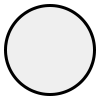
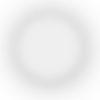
Before/after of a w=100, h=100 layered artwork. What changed in the layer stack:
removed layer "Dot regular" over <box>4,4,96,96</box>
added layer "current copy" above "current copy 2" over <box>11,9,89,87</box>
added layer "current" (58%) above "Color Fill 1" over <box>0,0,100,100</box>
